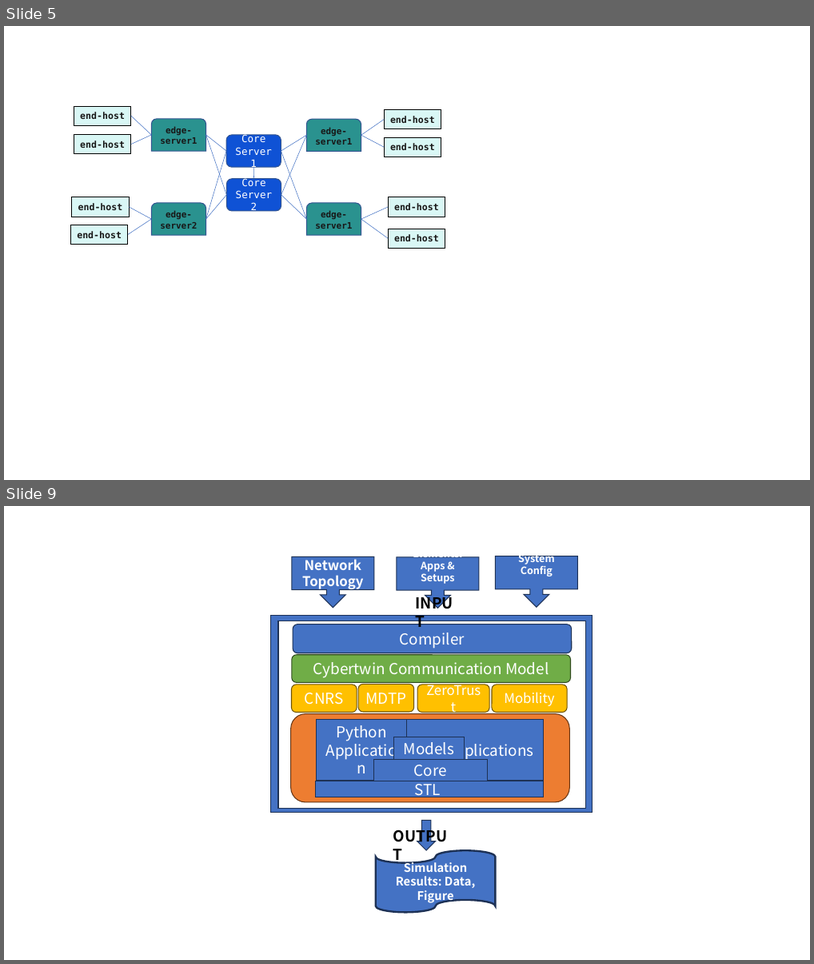
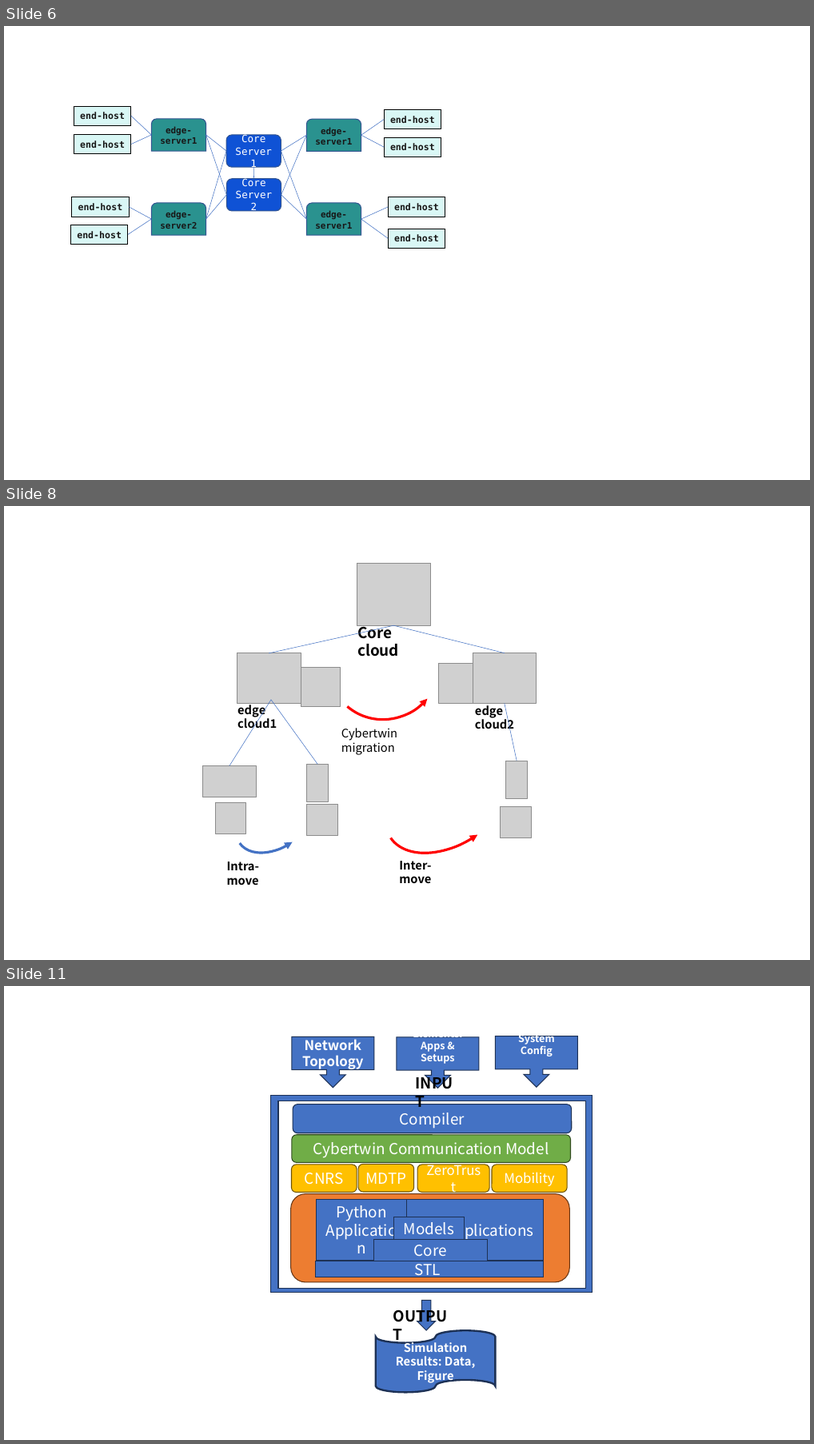
Before and after one commit to myk12/CybertwinSimPlot, a slide deck: arch/CybertwinSimArch.pptx. Shown one above the other, each under a label of ours: slides 5 and 9 before the commit, slides 6, 8 and 11 after it; the slides between them are not shown. The pictures are 814x964 and 814x1444 pixels, drawn with LibreOffice and Linux fonts; fonts in the diff are those of the drawing; grey boxes stand for pictures. Boxes give left, top, right and bottom in pixels: in the first picture for what was removed or moved away, otherwise in the second. Text is boxed around its words. In the diff, an @@ line names an element or a change of style, - is before the commit and + after.

Commit message:
[arch] update arch figure
1. add cybertwin mobility
2. add multipath handover

```diff
--- a/arch/CybertwinSimArch.pptx
+++ b/arch/CybertwinSimArch.pptx
@@ slide 8 added at (4, 506, 810, 960), background #FFFFFF @@
@@ picture added at (358, 563, 431, 625) @@
@@ arc (boxed as its full ellipse) added at (305, 582, 465, 742), outline #FF0000 3 pt @@
@@ line added from (269, 653) to (394, 625), #4472C4 0.5 pt @@
@@ text added at (358, 625, 399, 656), 18 pt, text #000000, bold @@
+Core cloud
@@ line added from (394, 625) to (505, 653), #4472C4 0.5 pt @@
@@ picture added at (237, 653, 301, 704) @@
@@ picture added at (301, 667, 340, 706) @@
@@ picture added at (438, 664, 478, 703) @@
@@ picture added at (473, 653, 536, 704) @@
@@ line added from (271, 700) to (230, 765), #4472C4 0.5 pt @@
@@ text added at (238, 703, 277, 732), 14 pt, text #000000, bold @@
+edge cloud1
@@ line added from (271, 700) to (318, 764), #4472C4 0.5 pt @@
@@ arc (boxed as its full ellipse) added at (365, 716, 538, 876), outline #FF0000 3 pt @@
@@ text added at (475, 703, 514, 732), 14 pt, text #000000, bold @@
+edge cloud2
@@ line added from (505, 704) to (517, 760), #4472C4 0.5 pt @@
@@ text added at (342, 728, 398, 755), 14 pt, text #000000 @@
+Cybertwin migration
@@ picture added at (202, 765, 256, 796) @@
@@ arc (boxed as its full ellipse) added at (223, 769, 329, 867), outline #4472C4 3 pt @@
@@ picture added at (307, 764, 329, 801) @@
@@ picture added at (506, 760, 528, 798) @@
@@ picture added at (215, 803, 246, 833) @@
@@ picture added at (307, 804, 338, 835) @@
@@ picture added at (501, 807, 531, 837) @@
@@ text added at (227, 861, 260, 884), 14 pt, text #000000, bold @@
+Intra-move
@@ text added at (399, 860, 431, 884), 14 pt, text #000000, bold @@
+Inter-move
@@ what was slide 5 is now slide 6 @@
@@ what was slide 9 is now slide 11 @@
```
Also in this commit, not shown: 2 slides changed, 1 other slide added, 1 other file.
